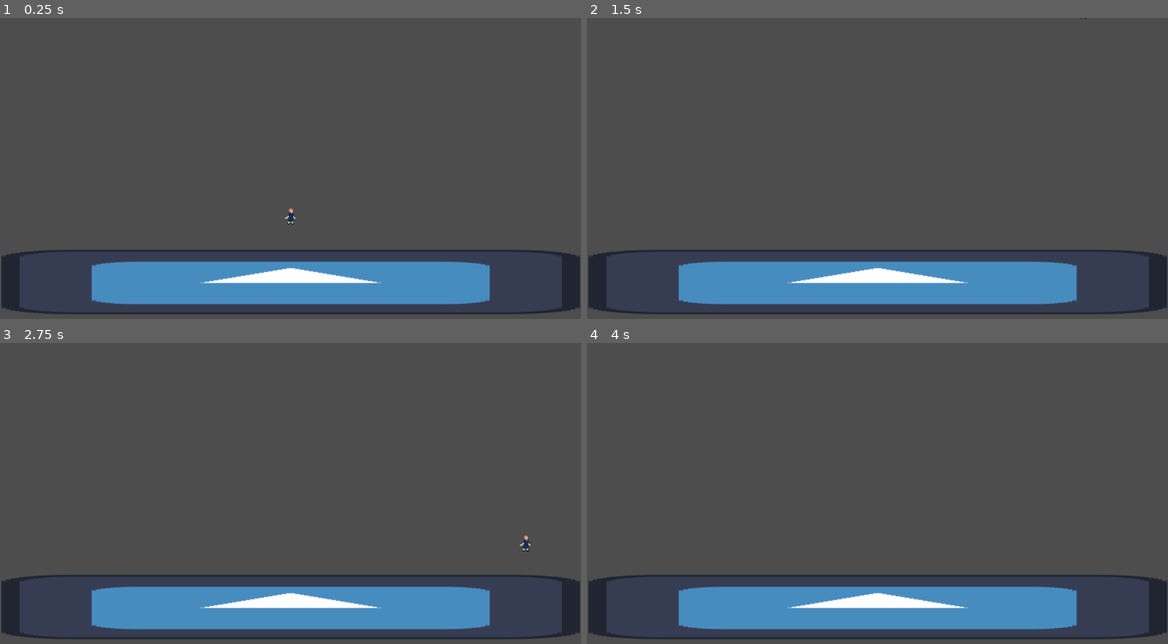
Above: before the commit, frames 1-4 (two rows, left to right).
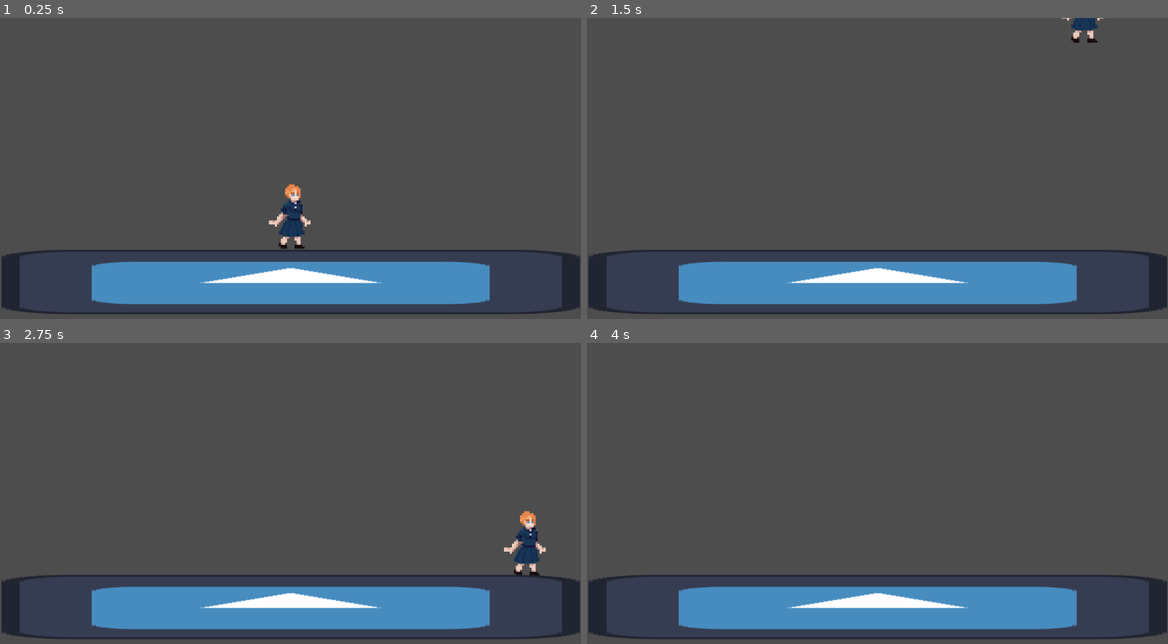
Above: after the commit, the same moments.

Repository: tigerchris2000/LudumDare55
Game: Godot game, scene res://Scenes/test.tscn
Two runs of this game, one before a commit and one after it. Both use one fixed random seed, a clock stepped at 60 frames per second and the inputs below. The engine's default icon, where the game draws it, is replaced by a stand-in: a white triangle on a blue panel in a dark square.
Inputs (mouse positions are in pixels of both pictures, inside the frame that each line leads up to):
- Up to frame 1 (0.25 s): no input
- Up to frame 2 (1.5 s): tap Enter (dev) at 0.5, 0.6, 1.35 s; move the mouse to (1005, 165) at 0.52 s; hold D (Right) 0.53-1.28 s; click (1005, 165) at 0.67 s; tap W (Jump) at 0.77 s; move the mouse to (761, 198) at 1.27 s; hold A (Left) from 1.28 s (still down)
- Up to frame 3 (2.75 s): tap W (Jump) at 1.52 s; move the mouse to (348, 433) at 2.02 s; release A (Left) at 2.03 s; hold D (Right) from 2.03 s (still down); tap Enter (dev) at 2.1 s
- Up to frame 4 (4 s): move the mouse to (848, 571) at 2.77 s; tap Enter (dev) at 2.85, 3.6 s; click (848, 571) at 2.92 s; tap W (Jump) at 3.02, 3.77 s; tap Space at 3.5 s; move the mouse to (1051, 553) at 3.52 s; release D (Right) at 3.53 s; hold A (Left) from 3.53 s (still down)

The runs differ from the first frame. In frame 1, 0.7% of the frame differs, in the area x 46-54%, y 55-77%; in frame 2, 0.3%; in frame 3, 0.7%; in frame 4, nothing differs.

Commit message:
Animation

Diff:
--- a/Godot/Presets/player.tscn
+++ b/Godot/Presets/player.tscn
@@ -1,10 +1,47 @@
-[gd_scene load_steps=4 format=3 uid="uid://dx7goxcqdabd6"]
+[gd_scene load_steps=7 format=3 uid="uid://dx7goxcqdabd6"]
 
 [ext_resource type="Script" path="res://Code/Player.gd" id="1_ovk6s"]
 [ext_resource type="Texture2D" uid="uid://mi0knlnsi8b2" path="res://Assets/MC/Lulu_IDLE.png" id="2_jfod7"]
 
 [sub_resource type="RectangleShape2D" id="RectangleShape2D_htgh1"]
 size = Vector2(127, 128)
+
+[sub_resource type="Animation" id="Animation_e5iy2"]
+resource_name = "Idle"
+length = 1.7
+tracks/0/type = "value"
+tracks/0/imported = false
+tracks/0/enabled = true
+tracks/0/path = NodePath("Sprite2D:frame")
+tracks/0/interp = 1
+tracks/0/loop_wrap = true
+tracks/0/keys = {
+"times": PackedFloat32Array(0, 0.1, 0.2, 0.3, 0.4, 0.5, 0.6, 0.7, 0.8, 0.9, 1, 1.1, 1.2, 1.3, 1.4, 1.5, 1.6, 1.7),
+"transitions": PackedFloat32Array(1, 1, 1, 1, 1, 1, 1, 1, 1, 1, 1, 1, 1, 1, 1, 1, 1, 1),
+"update": 1,
+"values": [0, 1, 2, 3, 4, 5, 6, 7, 8, 9, 10, 11, 12, 13, 14, 15, 16, 17]
+}
+
+[sub_resource type="Animation" id="Animation_qk6o8"]
+length = 0.001
+tracks/0/type = "value"
+tracks/0/imported = false
+tracks/0/enabled = true
+tracks/0/path = NodePath("Sprite2D:frame")
+tracks/0/interp = 1
+tracks/0/loop_wrap = true
+tracks/0/keys = {
+"times": PackedFloat32Array(0),
+"transitions": PackedFloat32Array(1),
+"update": 1,
+"values": [0]
+}
+
+[sub_resource type="AnimationLibrary" id="AnimationLibrary_hitwq"]
+_data = {
+"Idle": SubResource("Animation_e5iy2"),
+"RESET": SubResource("Animation_qk6o8")
+}
 
 [node name="Player" type="RigidBody2D"]
 gravity_scale = 0.0
@@ -26,5 +63,12 @@
 shape = SubResource("RectangleShape2D_htgh1")
 
 [node name="Sprite2D" type="Sprite2D" parent="."]
+position = Vector2(0.5, -3.8147e-06)
+scale = Vector2(3.96875, 4)
 texture = ExtResource("2_jfod7")
 hframes = 18
+
+[node name="AnimationPlayer" type="AnimationPlayer" parent="."]
+libraries = {
+"": SubResource("AnimationLibrary_hitwq")
+}
